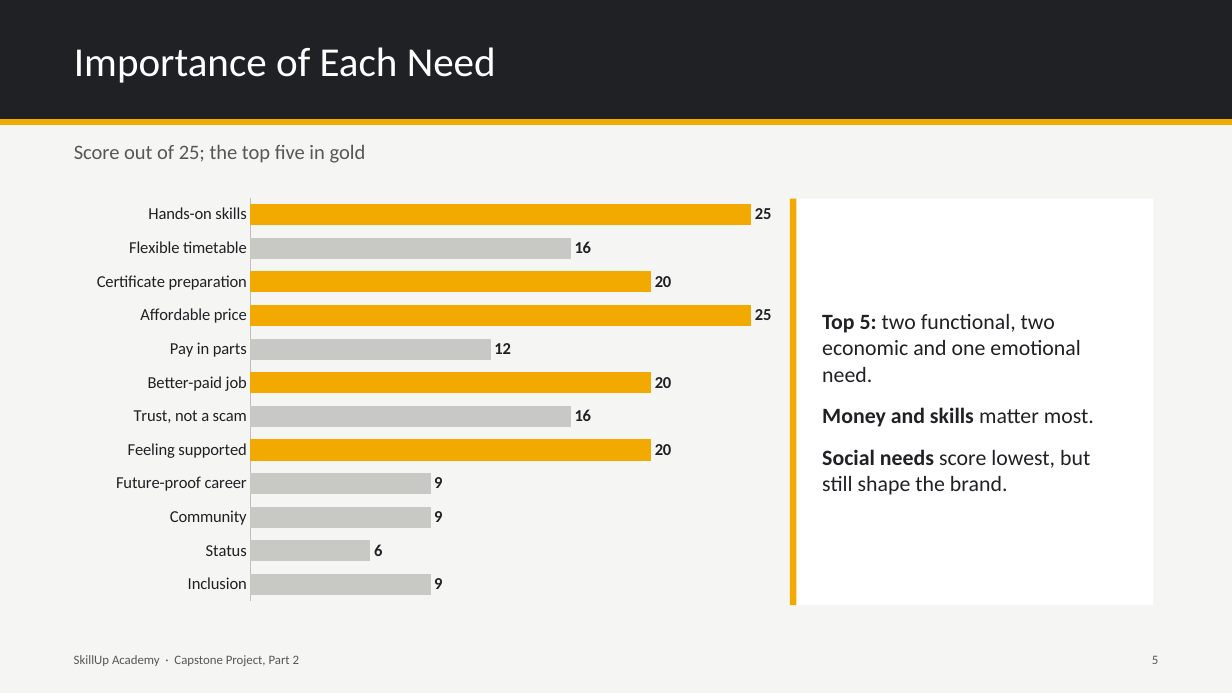
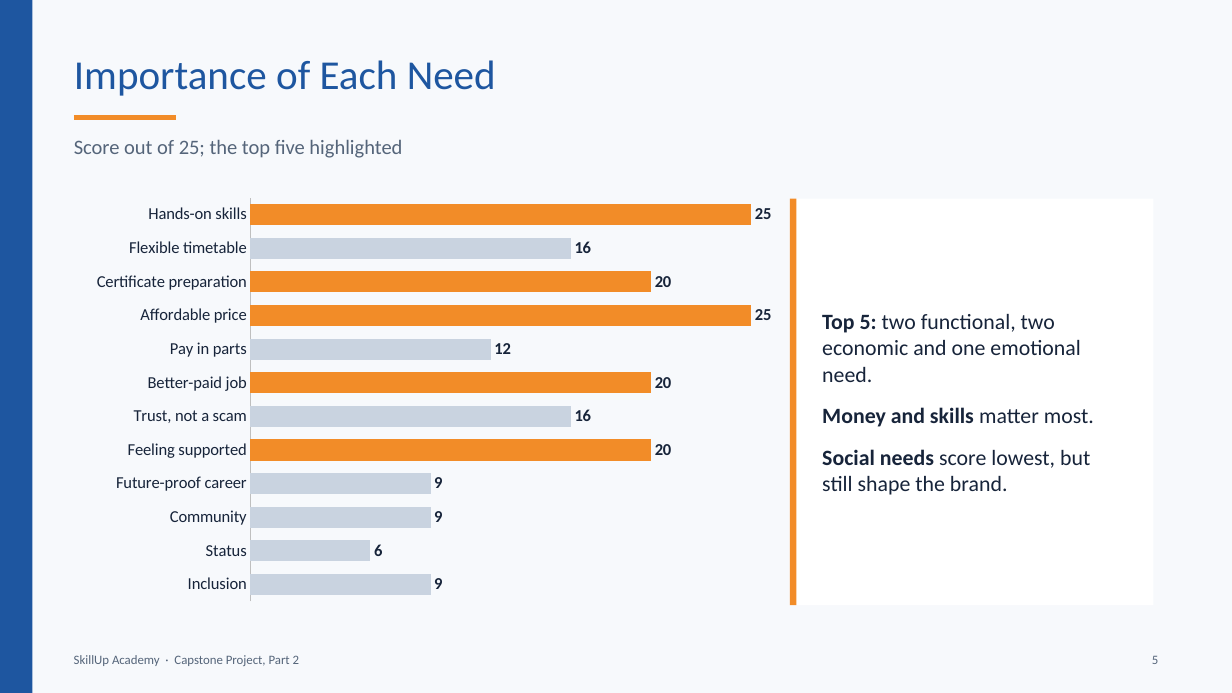
Before and after one commit to BadboyVee/BlackHoleeee, a slide deck: slide 5 of capstone/Customer_Analysis.pptx. Drawn at 1232x693 pixels with LibreOffice and Linux fonts; fonts in the diff are those of the drawing. Boxes give left, top, right and bottom in pixels: in the first picture for what was removed or moved away, otherwise in the second. Text is boxed around its words. In the diff, an @@ line names an element or a change of style, - is before the commit and + after.

```diff
--- a/capstone/Customer_Analysis.pptx
+++ b/capstone/Customer_Analysis.pptx
@@ background #F5F5F3 to #F7F9FC @@
@@ rectangle removed at (0, 0, 1232, 120) @@
@@ rectangle added at (0, 0, 32, 693), fill #1E56A0 @@
@@ title "Importance of Each Need": place and size @@
-title "Importance of Each Need" at (74, 47, 496, 83)
+title "Importance of Each Need" at (74, 60, 496, 96)
@@ title "Importance of Each Need" at (74, 60, 496, 96): text colour #FFFFFF to #1E56A0 @@
@@ line added from (74, 117) to (176, 117), #F28C28 4 pt @@
@@ line removed from (0, 122) to (1232, 122) @@
@@ text at (74, 139, 402, 158): text changed; text colour #57575A to #55657A @@
-Score out of 25; the top five in gold
+Score out of 25; the top five highlighted
@@ bar chart at (83, 189, 772, 610) @@
@@ colour of Series 1 #C8C8C4 to #C9D3E0 @@
@@ data labels of Series 1 changed @@
@@ colours of single points changed @@
@@ lettering changed @@
@@ rectangle at (790, 199, 797, 605): fill #F2A900 to #F28C28 @@
@@ text "Top 5: two functional, two ..." at (822, 314, 1090, 495): text colour #202124 to #17243A @@
@@ text "SkillUp Academy · Capstone Project, ..." at (74, 655, 299, 666): text colour #57575A to #55657A @@
@@ text "5" at (1152, 656, 1158, 664): text colour #57575A to #55657A @@
```
Also in this commit, not shown: 15 other slides changed, 7 other files.
